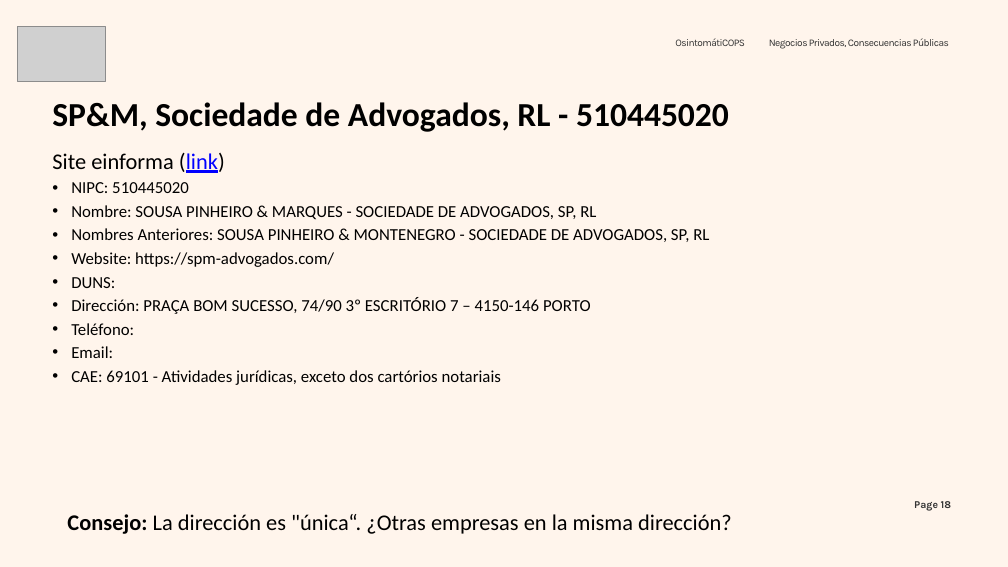
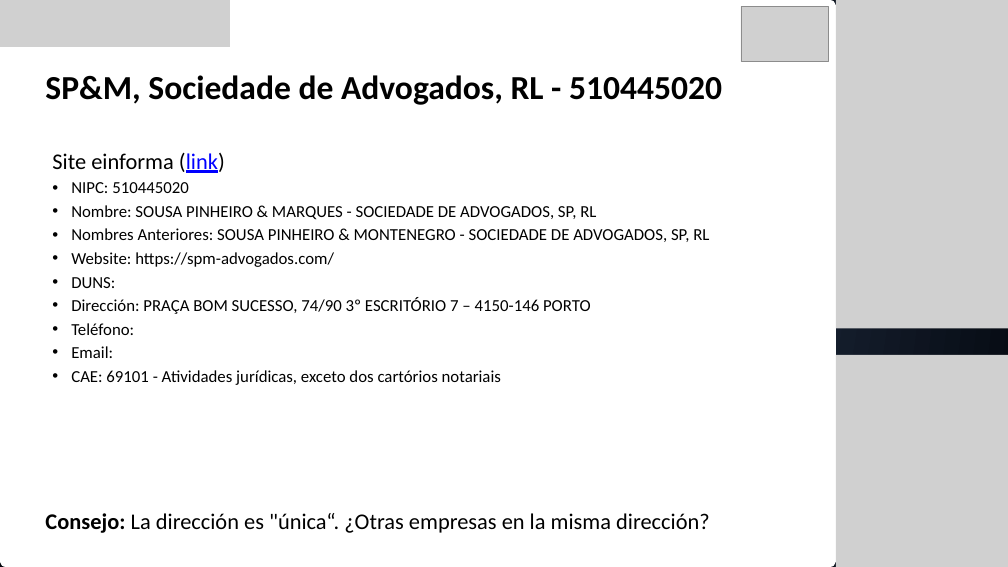
Before and after one commit to pedroaovieira/osint, a slide deck: slide 20 of presentation/osintomaticops/Negocios_Privados,_Consecuencias_Publicas.pptx (slide 18 before the commit). Drawn at 1008x567 pixels with LibreOffice and Linux fonts; fonts in the diff are those of the drawing; grey boxes stand for pictures; background and template pictures are left out. Boxes give left, top, right and bottom in pixels: in the first picture for what was removed or moved away, otherwise in the second. Text is boxed around its words. In the diff, an @@ line names an element or a change of style, - is before the commit and + after.

```diff
--- a/presentation/osintomaticops/Negocios_Privados,_Consecuencias_Publicas.pptx
+++ b/presentation/osintomaticops/Negocios_Privados,_Consecuencias_Publicas.pptx
@@ background picture (left out) to gradient #2B3D59 to #03060C @@
@@ freeform shape added at (x1=0, y1=0, x2=836, y2=567), fill #FFFFFF @@
@@ picture added at (x1=0, y1=0, x2=230, y2=47) @@
@@ picture moved from (x1=18, y1=26, x2=105, y2=82) to (x1=741, y1=6, x2=828, y2=61) @@
@@ picture added at (x1=836, y1=0, x2=1008, y2=329) @@
@@ text removed at (x1=675, y1=38, x2=745, y2=46) @@
-  OsintomátiCOPS
@@ text removed at (x1=769, y1=38, x2=949, y2=49) @@
-  Negocios Privados, Consecuencias Públicas
@@ text "SP&M, Sociedade de Advogados, RL ..." moved from (x1=52, y1=102, x2=729, y2=132) to (x1=45, y1=75, x2=722, y2=105) @@
@@ picture added at (x1=836, y1=355, x2=1008, y2=567) @@
@@ text "Consejo: La dirección es "única“. ..." moved from (x1=67, y1=514, x2=732, y2=534) to (x1=45, y1=513, x2=710, y2=533) @@
@@ page number removed at (x1=914, y1=501, x2=952, y2=511) @@
-Page 18
```
Also in this commit, not shown: 22 other slides changed, 16 slides added, 14 slides removed, 1 other file.
